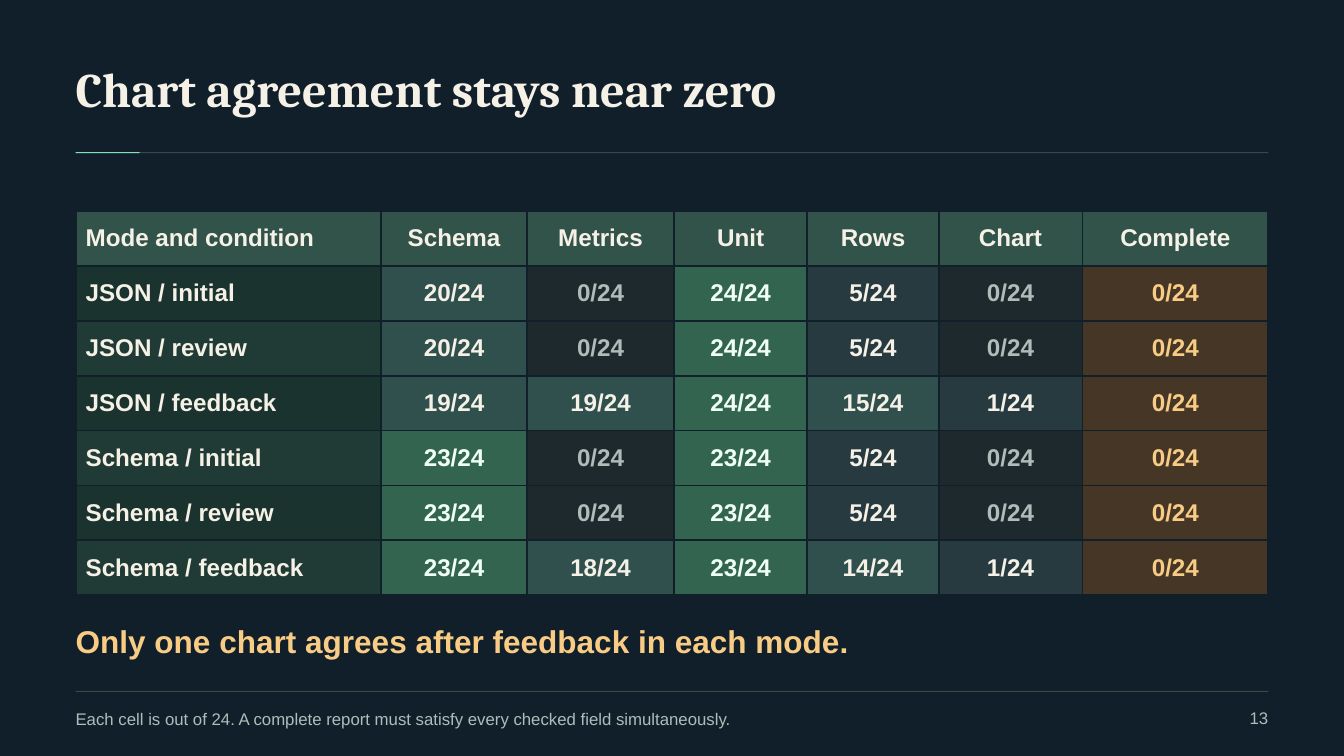
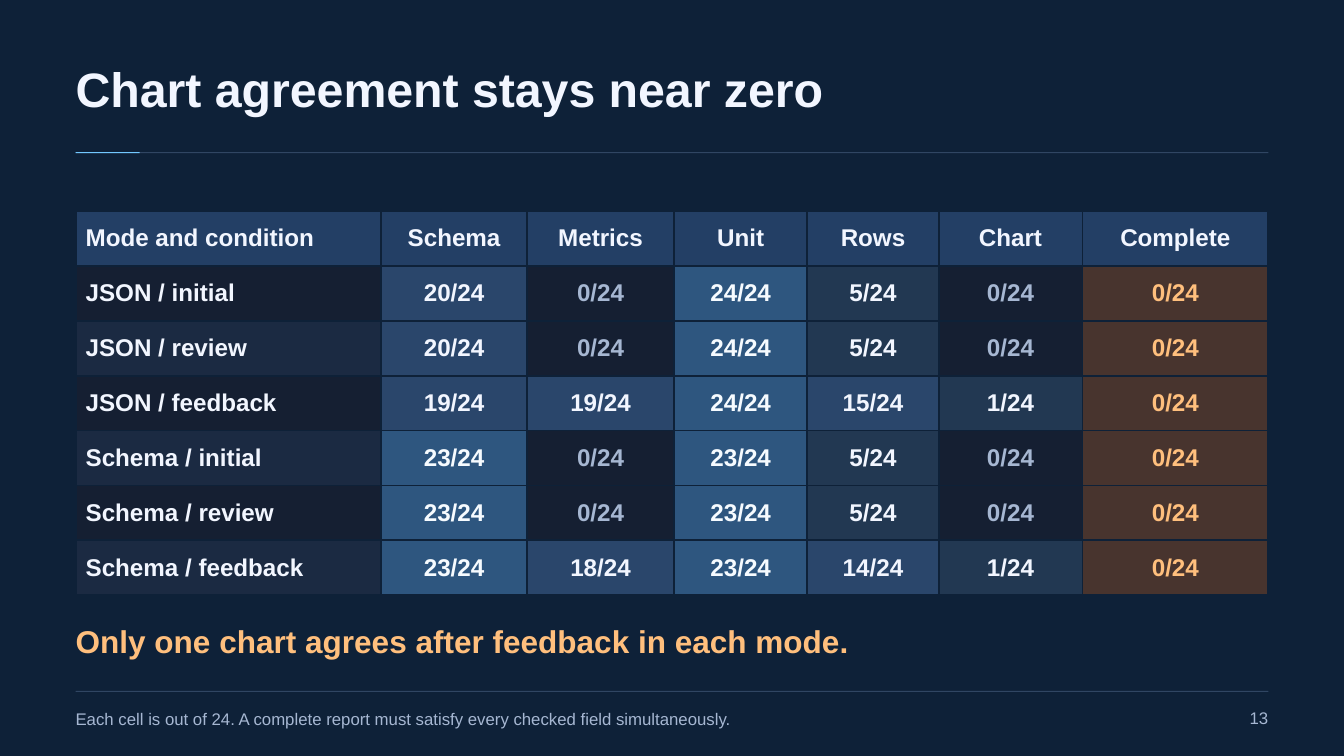
Before and after one commit to naazzarov/trustverify-ai-analysis, a slide deck: slide 13 of presentation/TrustVerify-Dark-Defense.pptx. Drawn at 1344x756 pixels with LibreOffice and Linux fonts; fonts in the diff are those of the drawing. Boxes give left, top, right and bottom in pixels: in the first picture for what was removed or moved away, otherwise in the second. Text is boxed around its words. In the diff, an @@ line names an element or a change of style, - is before the commit and + after.

```diff
--- a/presentation/TrustVerify-Dark-Defense.pptx
+++ b/presentation/TrustVerify-Dark-Defense.pptx
@@ background #111F2B to #0E2138 @@
@@ text "Chart agreement stays near zero" at <box>76,72,823,116</box>: font Cambria to Arial, text colour #F5F1E7 to #F2F6FF @@
@@ rectangle at <box>76,152,1268,153</box>: fill #354944 to #304663 @@
@@ rectangle at <box>76,152,140,153</box>: fill #81DFC0 to #72C8FF @@
@@ table at <box>76,211,1268,595</box> @@
@@ fill #31534A to #233F65 in row 1 @@
@@ fill #1B332F to #151F32 in 3 cells @@
@@ fill #30504D to #2A466B in 7 cells @@
@@ fill #1D292C to #151F32 in 8 cells @@
@@ fill #32644F to #2E567F in 9 cells @@
@@ fill #263A40 to #223852 in 6 cells @@
@@ fill #453626 to #48342E in 6 cells @@
@@ fill #203B35 to #1B2A42 in 3 cells @@
@@ text colour #F5F1E7 to #F2F6FF in "Mode and condition", "Schema", "Metrics", "Unit" and 22 more places @@
@@ text colour #AEBDB9 to #A6B7D2 in "0/24", "0/24", "0/24", "0/24" and 4 more places @@
@@ text colour #F0FFF6 to #F6FBFF in "24/24", "24/24", "24/24", "23/24" and 5 more places @@
@@ text colour #F9CC85 to #FFBF7D in "0/24", "0/24", "0/24", "0/24" and 2 more places @@
@@ borders changed @@
@@ text "Each cell is out of ..." at <box>76,713,730,729</box>: text colour #AEBDB9 to #A6B7D2 @@
@@ rectangle at <box>76,691,1268,692</box>: fill #354944 to #304663 @@
@@ text "13" at <box>1250,712,1269,724</box>: text colour #AEBDB9 to #A6B7D2 @@
```
Also in this commit, not shown: 21 other slides changed, 7 other files.
